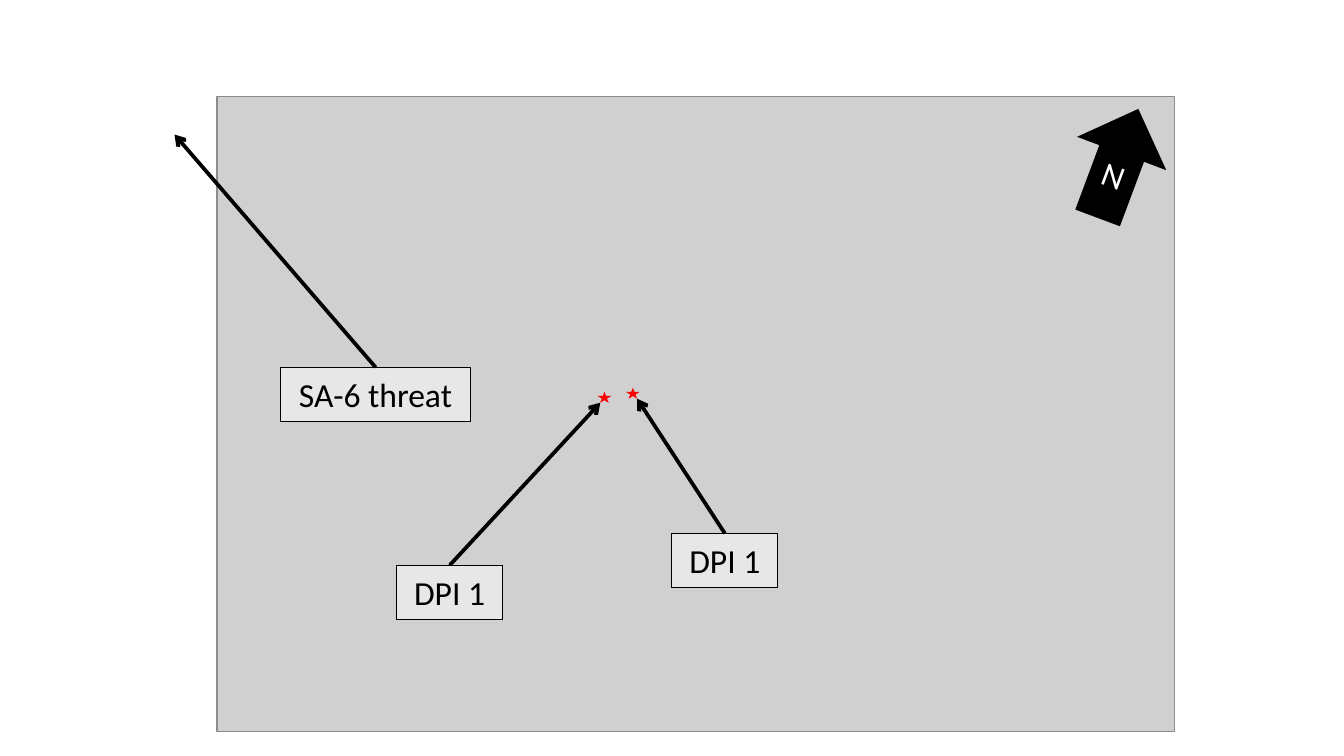
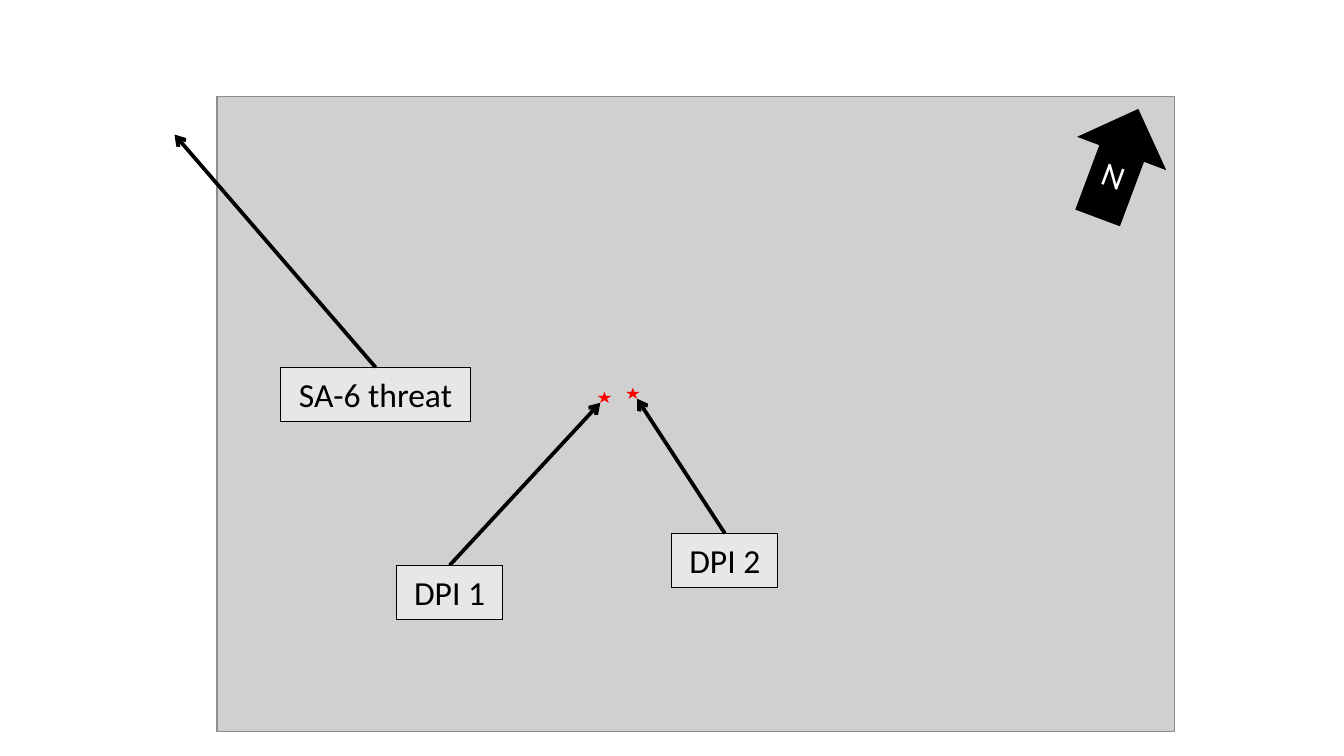
Before and after one commit to 132nd-vWing/OPUF-Brief, a slide deck: slide 5 of Docs/TARGET/OPUF OBJ HECTOR.pptx. Drawn at 1344x756 pixels with LibreOffice and Linux fonts; fonts in the diff are those of the drawing; grey boxes stand for pictures; background and template pictures are left out. Boxes give left, top, right and bottom in pixels: in the first picture for what was removed or moved away, otherwise in the second. Text is boxed around its words. In the diff, an @@ line names an element or a change of style, - is before the commit and + after.

```diff
--- a/Docs/TARGET/OPUF OBJ HECTOR.pptx
+++ b/Docs/TARGET/OPUF OBJ HECTOR.pptx
@@ text in rectangle at (689,551,760,573): text changed @@
-DPI 1
+DPI 2
```
Also in this commit, not shown: 1 other slide changed, 1 slide added, 6 other files.
